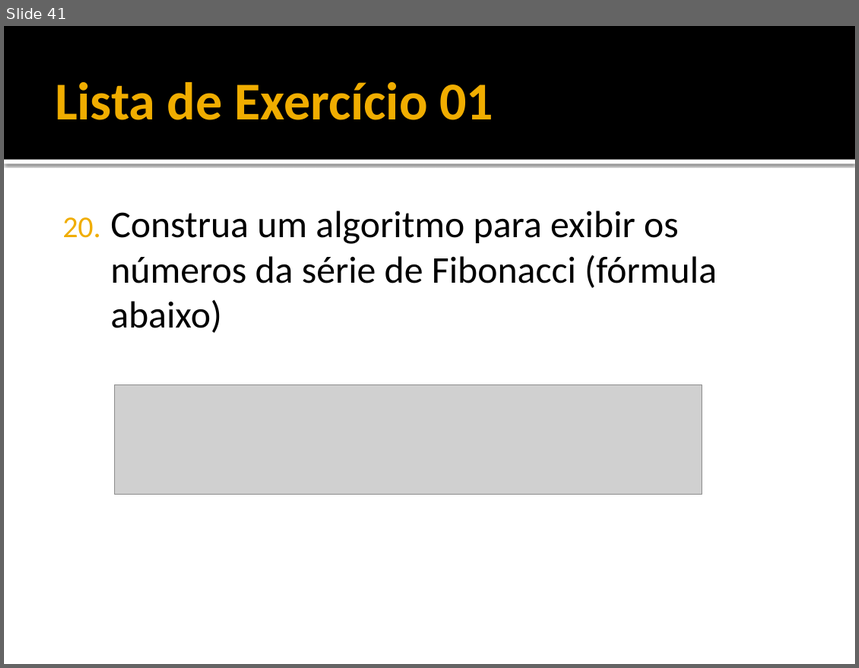
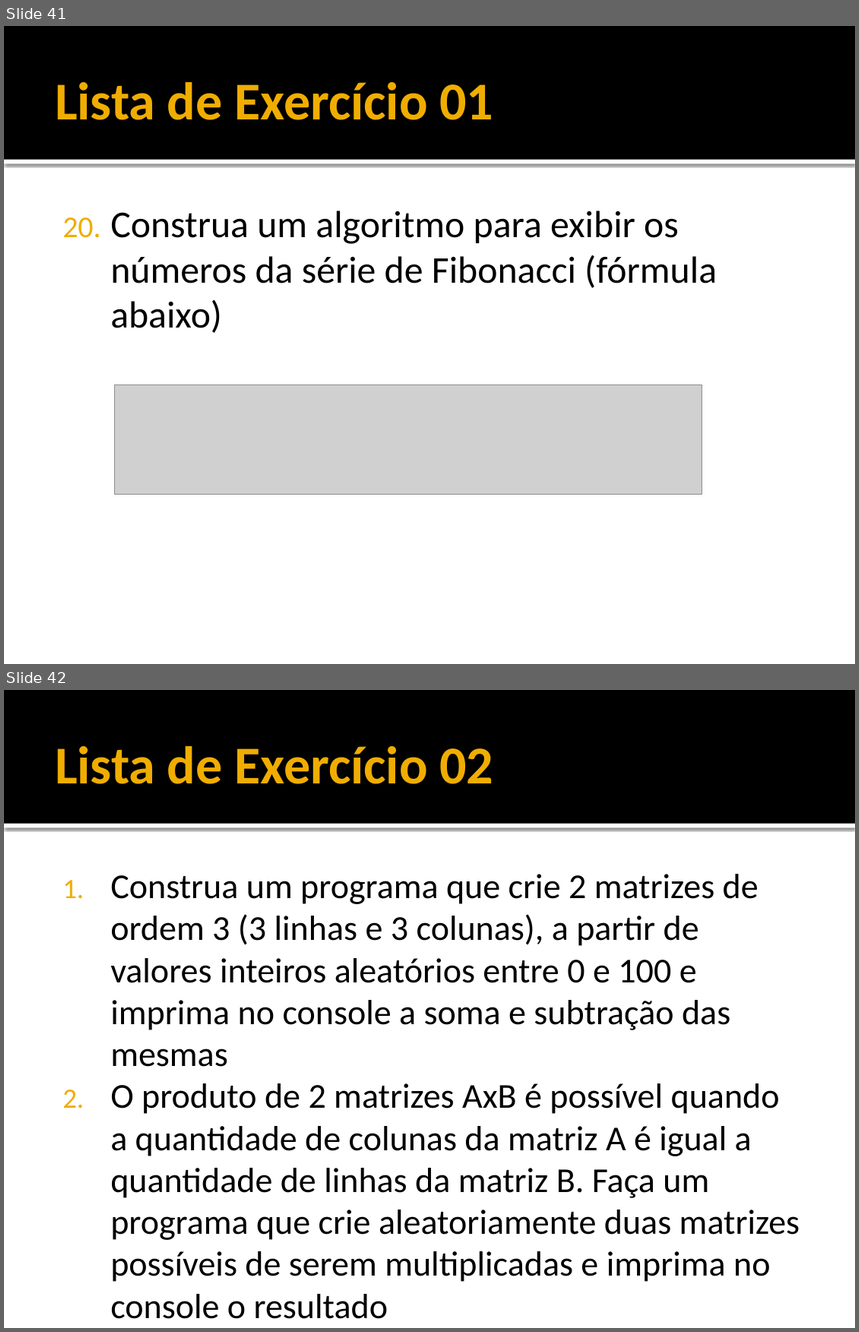
Before and after one commit to filosofisto/cpb-treinamento, a slide deck: Fundamentos/Fundamentos - Java Basico.pptx. Shown one above the other, each under a label of ours: slide 41 before the commit, slides 41 and 42 after it. The pictures are 859x668 and 859x1332 pixels, drawn with LibreOffice and Linux fonts; fonts in the diff are those of the drawing; grey boxes stand for pictures. Boxes give left, top, right and bottom in pixels: in the first picture for what was removed or moved away, otherwise in the second. Text is boxed around its words. In the diff, an @@ line names an element or a change of style, - is before the commit and + after.

Commit message:
Lista 02
.

```diff
--- a/Fundamentos/Fundamentos - Java Basico.pptx
+++ b/Fundamentos/Fundamentos - Java Basico.pptx
@@ slide 42 added at (x1=4, y1=690, x2=855, y2=1328), background #FFFFFF; not listed: 2 template elements that a slide beside it also shows @@
@@ title added at (x1=55, y1=746, x2=493, y2=784), 45 pt, text #F0AD00, bold @@
+Lista de Exercício 02
@@ text added at (x1=110, y1=874, x2=800, y2=1282), 29.6 pt, text #000000 @@
+1. Construa um programa que crie 2 matrizes de ordem 3 (3 linhas e 3 colunas), a partir de valores inteiros aleatórios entre 0 e 100 e imprima no console a soma e subtração das mesmas
+2. O produto de 2 matrizes AxB é possível quando a quantidade de colunas da matriz A é igual a quantidade de linhas da matriz B. Faça um programa que crie aleatoriamente duas matrizes possíveis de serem multiplicadas e imprima no console o resultado
```
Also in this commit, not shown: 3 slides changed, 4 other slides added, 1 other file.
